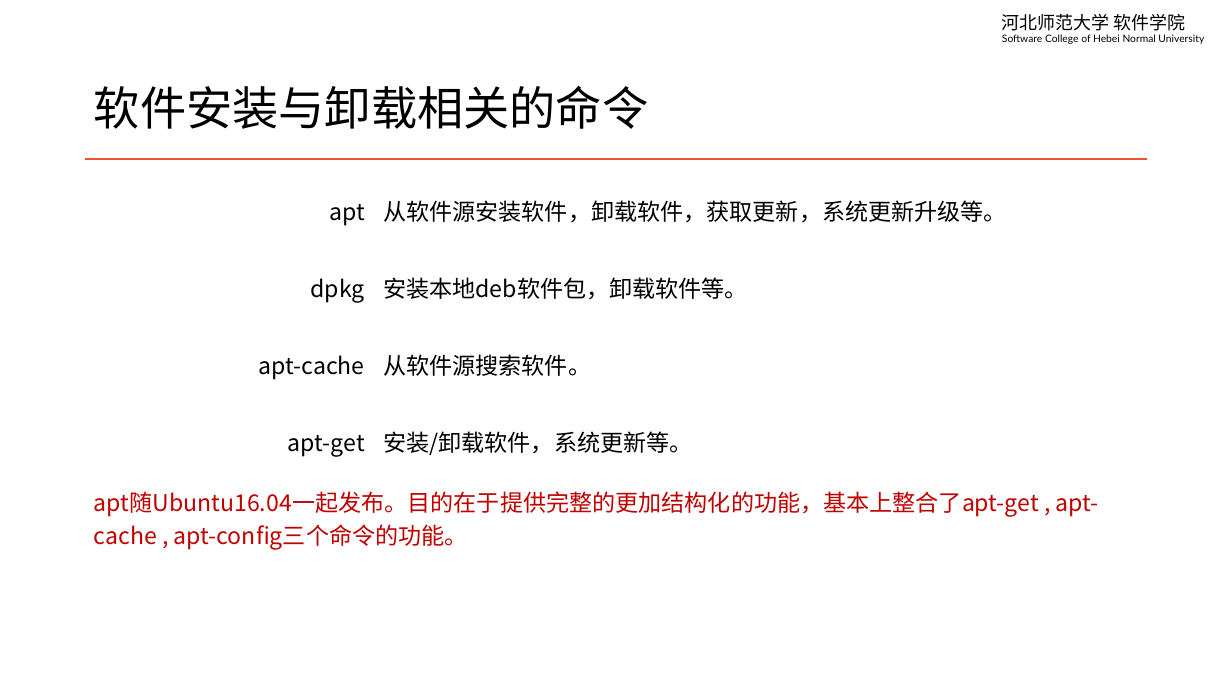
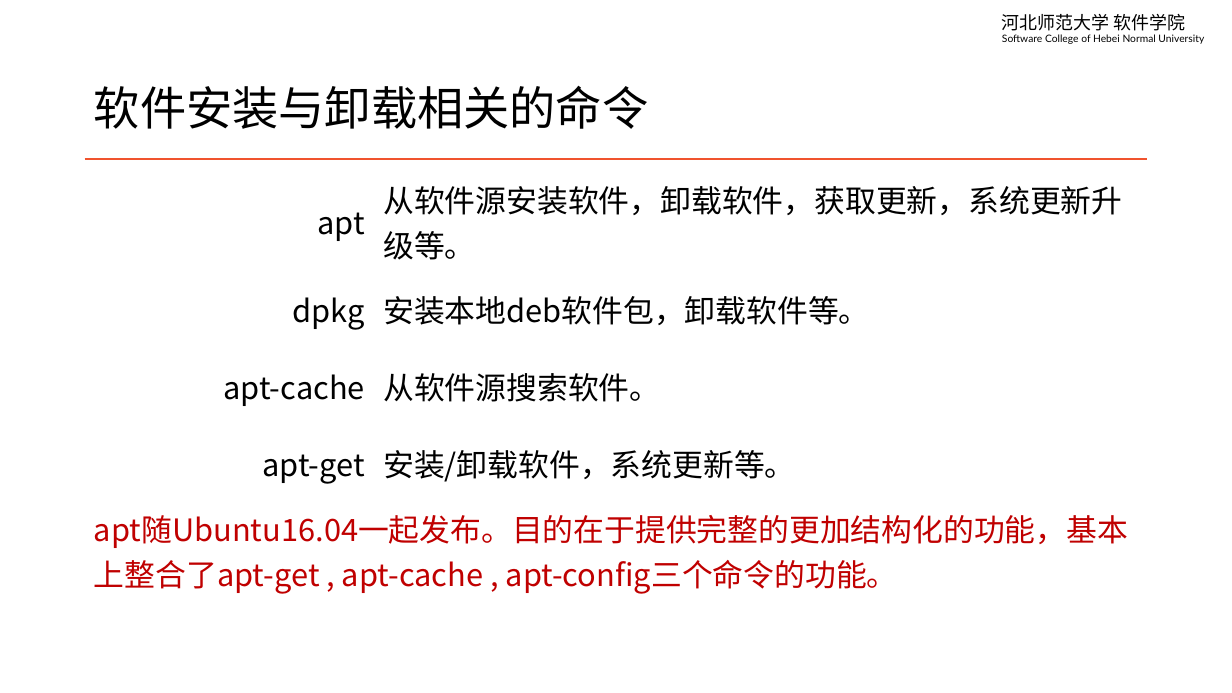
Before and after one commit to edu2act/course-linux-system, a slide deck: slide 5 of materials/slides/ch06-install-and-uninstall-software.pptx (slide 2 before the commit). Drawn at 1232x693 pixels with LibreOffice and Linux fonts; fonts in the diff are those of the drawing. Boxes give left, top, right and bottom in pixels: in the first picture for what was removed or moved away, otherwise in the second. Text is boxed around its words. In the diff, an @@ line names an element or a change of style, - is before the commit and + after.

```diff
--- a/materials/slides/ch06-install-and-uninstall-software.pptx
+++ b/materials/slides/ch06-install-and-uninstall-software.pptx
@@ table at bbox=[85, 172, 1148, 598] @@
@@ size 18 to 24 pt @@
```
Also in this commit, not shown: 4 other slides changed, 3 slides added, 1 other file.
